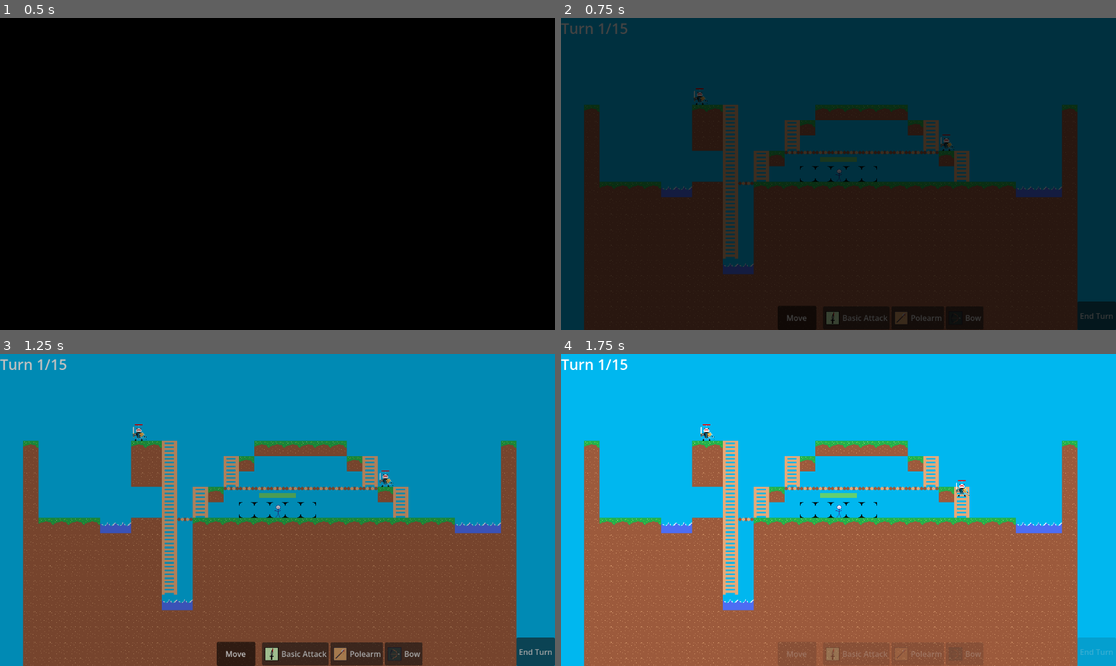
Above: before the commit, frames 1-4 (two rows, left to right).
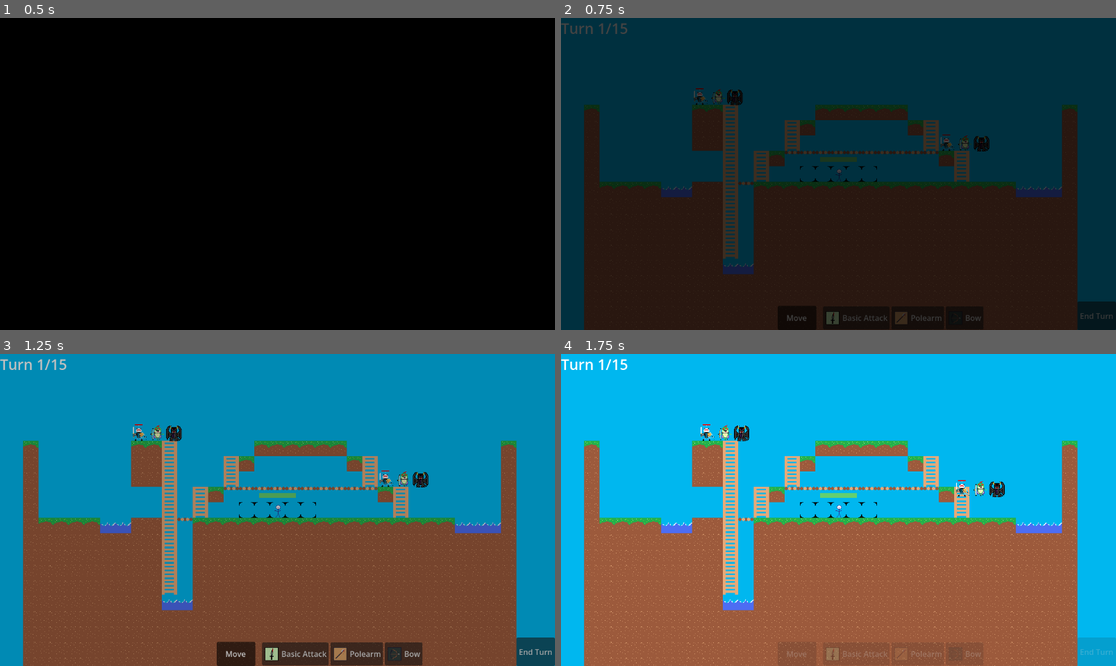
Above: after the commit, the same moments.

Repository: Oz315/Turn_Based_Game
Game: Godot game, scene res://main.tscn
The game is run twice, just before and just after one commit, with the same random seed, the same clock (stepped at 60 frames per second) and the same inputs.
Inputs:
- Up to frame 1 (0.5 s): no input
- Up to frame 2 (0.75 s): click "Move" at 0.5 s
- Up to frame 3 (1.25 s): no input
- Up to frame 4 (1.75 s): click "End Turn" at 1.25 s

Frame 1 is identical in both runs. In frame 2, 0.3% of the frame differs, in the area x 27-78%, y 22-43%; in frame 3, 0.4%; in frame 4, 0.4%, in the area x 28-80%, y 22-46%.

Commit message:
pixel art

Diff:
--- a/enemies.tscn
+++ b/enemies.tscn
@@ -4,6 +4,10 @@
 [ext_resource type="Texture2D" uid="uid://dsecsqppabyd8" path="res://PIXEL ART/Shark Knight No Helmet.png" id="2_fqt3r"]
 [ext_resource type="Script" uid="uid://bv0aoeby5lp7e" path="res://health_component.gd" id="3_fqt3r"]
 [ext_resource type="Texture2D" uid="uid://4q8qdjk727xu" path="res://PIXEL ART/Shark Knight No Helmet Moving.png" id="4_5rkbg"]
+[ext_resource type="Texture2D" uid="uid://cq675xogpim7i" path="res://PIXEL ART/Frog Archer.png" id="5_jwg6e"]
+[ext_resource type="Texture2D" uid="uid://kri3e8sepjb5" path="res://PIXEL ART/Frog Archer Moving.png" id="6_pg2g7"]
+[ext_resource type="Texture2D" uid="uid://clkkt66mn5mlc" path="res://PIXEL ART/Dragon.png" id="7_ln6a5"]
+[ext_resource type="Texture2D" uid="uid://b17n3mee3kprs" path="res://PIXEL ART/Dragon Moving.png" id="8_qglgh"]
 
 [sub_resource type="StyleBoxFlat" id="StyleBoxFlat_fqt3r"]
 
@@ -74,15 +78,62 @@
 }],
 "loop": true,
 "name": &"static",
-"speed": 3.0
+"speed": 2.0
 }, {
 "frames": [{
+"duration": 1.0,
+"texture": ExtResource("2_fqt3r")
+}, {
 "duration": 1.0,
 "texture": ExtResource("4_5rkbg")
 }],
 "loop": true,
 "name": &"walk",
-"speed": 3.0
+"speed": 2.0
+}]
+
+[sub_resource type="SpriteFrames" id="SpriteFrames_30rnt"]
+animations = [{
+"frames": [{
+"duration": 1.0,
+"texture": ExtResource("5_jwg6e")
+}],
+"loop": true,
+"name": &"static",
+"speed": 2.0
+}, {
+"frames": [{
+"duration": 1.0,
+"texture": ExtResource("5_jwg6e")
+}, {
+"duration": 1.0,
+"texture": ExtResource("6_pg2g7")
+}],
+"loop": true,
+"name": &"walk",
+"speed": 2.0
+}]
+
+[sub_resource type="SpriteFrames" id="SpriteFrames_ed8km"]
+animations = [{
+"frames": [{
+"duration": 1.0,
+"texture": ExtResource("7_ln6a5")
+}],
+"loop": true,
+"name": &"static",
+"speed": 5.0
+}, {
+"frames": [{
+"duration": 1.0,
+"texture": ExtResource("8_qglgh")
+}, {
+"duration": 1.0,
+"texture": ExtResource("7_ln6a5")
+}],
+"loop": true,
+"name": &"walk",
+"speed": 2.0
 }]
 
 [node name="Enemies" type="Node2D" unique_id=184206467 groups=["enemy_units"]]
@@ -116,4 +167,19 @@
 [node name="AnimatedSprite2D" type="AnimatedSprite2D" parent="." unique_id=397128257]
 sprite_frames = SubResource("SpriteFrames_e0nqx")
 animation = &"walk"
-frame_progress = 0.40053314
+frame = 1
+frame_progress = 0.27390867
+
+[node name="AnimatedSprite2D2" type="AnimatedSprite2D" parent="." unique_id=1888538827]
+position = Vector2(39, 0)
+sprite_frames = SubResource("SpriteFrames_30rnt")
+animation = &"walk"
+frame = 1
+frame_progress = 0.616076
+
+[node name="AnimatedSprite2D3" type="AnimatedSprite2D" parent="." unique_id=105464061]
+position = Vector2(73, 1)
+sprite_frames = SubResource("SpriteFrames_ed8km")
+animation = &"walk"
+frame = 1
+frame_progress = 0.039670803
Not shown, added: PIXEL ART/Dragon Moving.png.import
